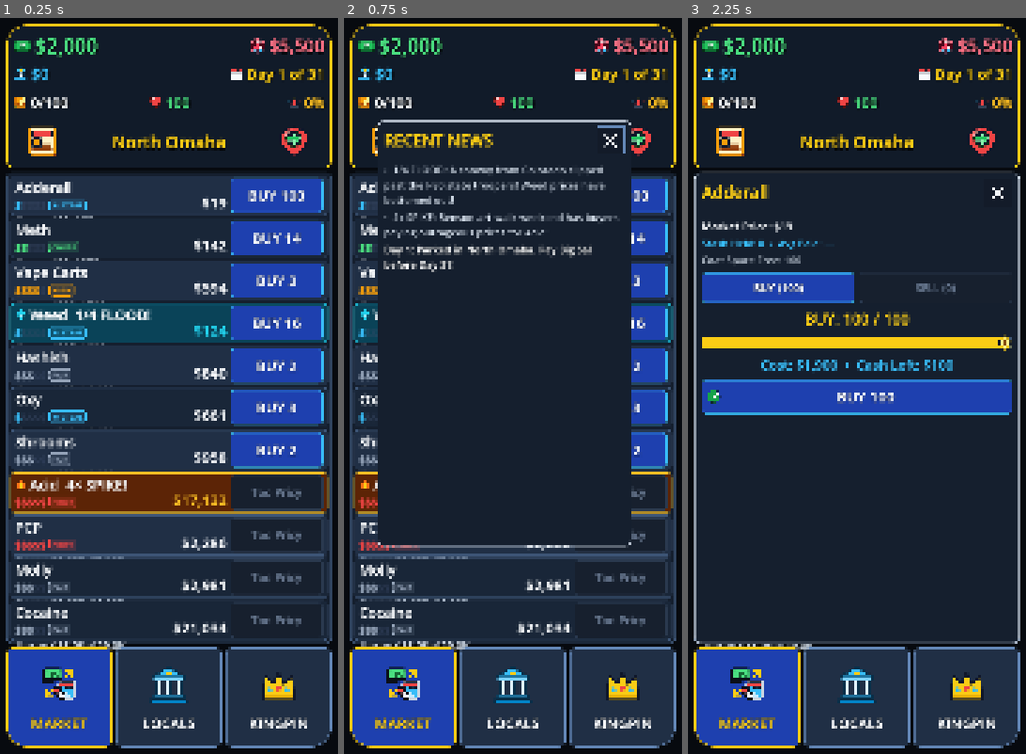
Above: before the commit, frames 1-3 (left to right).
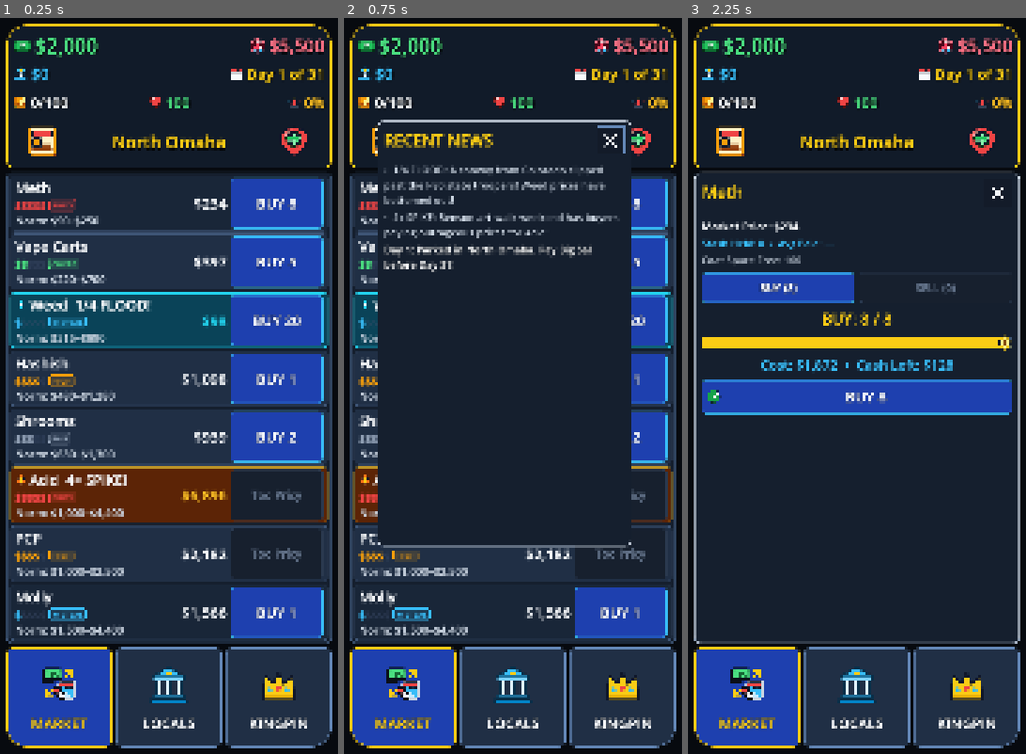
Above: after the commit, the same moments.

Repository: TimGoergen/dope-wars
Game: Godot game, scene res://Main.tscn
Two runs of this game, one before a commit and one after it. Both use one fixed random seed, a clock stepped at 60 frames per second and the inputs below.
Inputs (mouse positions are in pixels of both pictures, inside the frame that each line leads up to):
- Up to frame 1 (0.25 s): no input
- Up to frame 2 (0.75 s): click (387, 143) at 0.52 s
- Up to frame 3 (2.25 s): click (982, 143) at 1.27 s; click (809, 194) at 2.02 s

The runs differ from the first frame. In frame 1, 21% of the frame differs, in the area x 2-98%, y 22-86%; in frame 2, 8.9%; in frame 3, 1.2%.

Commit message:
tune: reduce market availability chance from 0.75 to 0.60 to prevent list row overflow

Diff:
--- a/game/config/tuning.tres
+++ b/game/config/tuning.tres
@@ -23,7 +23,7 @@
 enforcer_min_payment_pct = 0.10
 enforcer_damage = 20
 enforcer_cash_seize_pct = 0.25
-market_availability_chance = 0.75
+market_availability_chance = 0.60
 spike_multiplier = 4.0
 flood_divisor = 4.0
 max_events_per_day = 2
--- a/game/scripts/resources/TuningConfig.gd
+++ b/game/scripts/resources/TuningConfig.gd
@@ -29,7 +29,7 @@
 @export var enforcer_cash_seize_pct: float = 0.25
 
 # --- 3. Market Engine, Affinities & 4x/1/4 Events -----------------------------------------------
-@export var market_availability_chance: float = 0.75
+@export var market_availability_chance: float = 0.60
 @export var spike_multiplier: float = 4.0
 @export var flood_divisor: float = 4.0
 @export var max_events_per_day: int = 2
--- a/game/scripts/ui/DevTuningOverlay.gd
+++ b/game/scripts/ui/DevTuningOverlay.gd
@@ -16,7 +16,7 @@
 	["loan_interest_rate", "Big Sal Daily Interest (0.10)", false],
 	["bank_interest_rate", "Bank Daily Interest (0.05)", false],
 	["street_atm_fee_rate", "Street ATM Fee (0.05)", false],
-	["market_availability_chance", "Market Drug Availability (0.75)", false],
+	["market_availability_chance", "Market Drug Availability (0.60)", false],
 	["spike_multiplier", "Spike Event Mult (4.0)", false],
 	["flood_divisor", "Flood Event Div (4.0)", false],
 	["event_slot_chance", "Daily Event Chance (0.35)", false],
